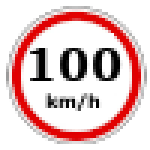
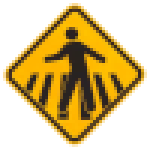
Two versions of the same layered image (w=150, h=150). Layer-by-layer changes:
hid "km/h ..." over box(45, 93, 102, 111)
hid "100 ..." over box(30, 48, 123, 81)
added layer "placa-area33b-sem-escolar.webp" above "sinal.webp" over box(3, 3, 147, 147)
hid "mission3-option1.png" over box(6, 6, 147, 144)
